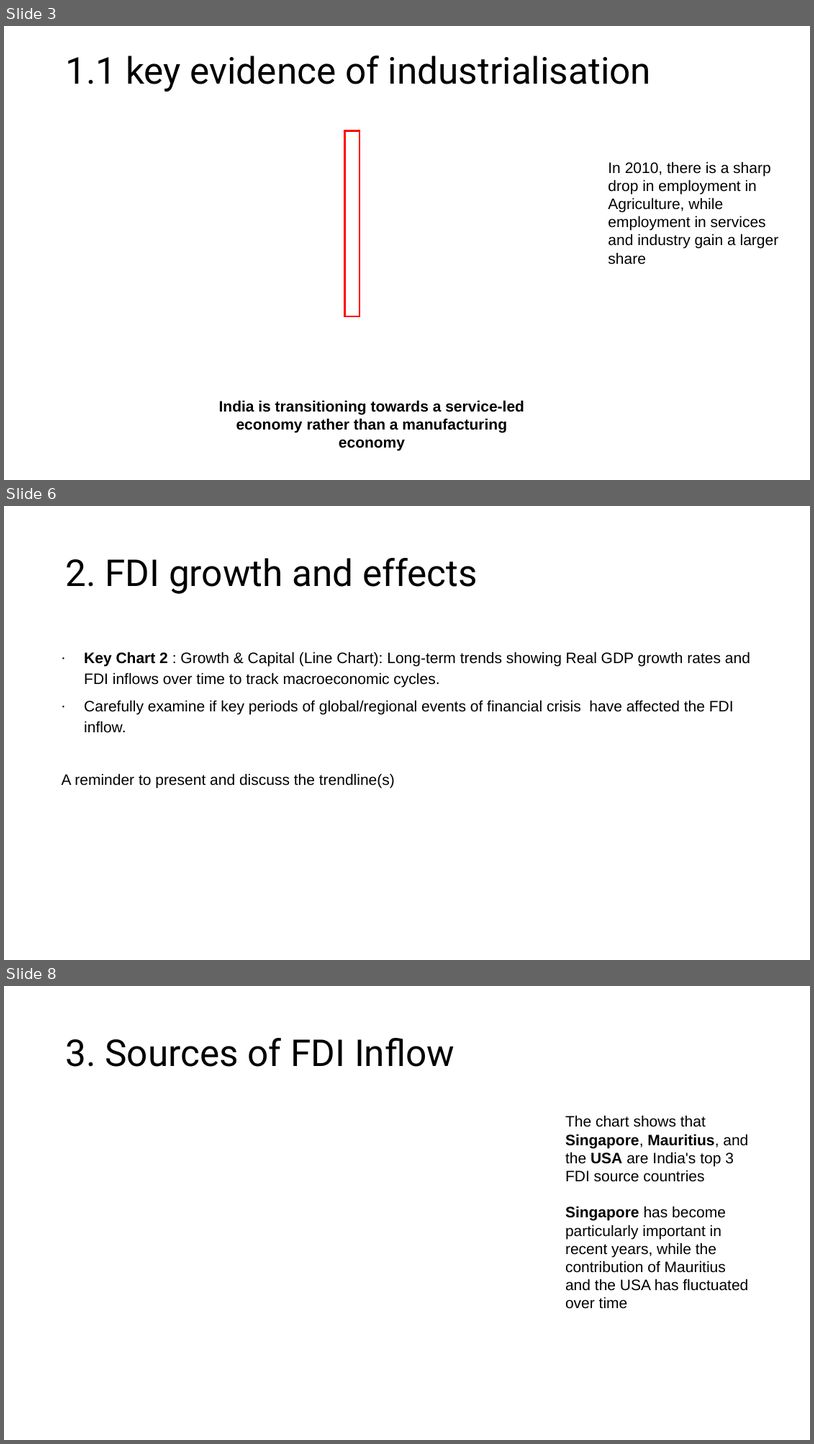
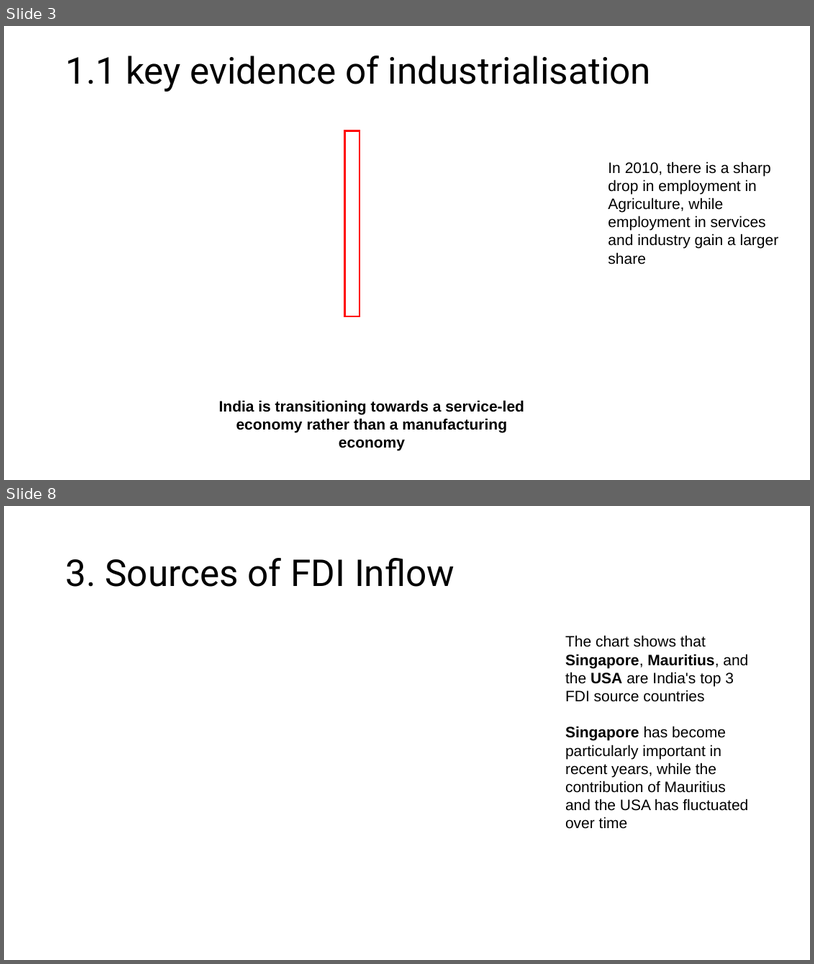
Before and after one commit to josephkohhh/SIM-UOW-Mods, a slide deck: ECON251/Assignment/T01_Group10_Presentation Slides.pptx. Shown one above the other, each under a label of ours: slides 3, 6 and 8 before the commit, slides 3 and 8 after it; the slides between them are not shown. The pictures are 814x1444 and 814x964 pixels, drawn with LibreOffice and Linux fonts; fonts in the diff are those of the drawing. Boxes give left, top, right and bottom in pixels: in the first picture for what was removed or moved away, otherwise in the second. Text is boxed around its words. In the diff, an @@ line names an element or a change of style, - is before the commit and + after.

```diff
--- a/ECON251/Assignment/T01_Group10_Presentation Slides.pptx
+++ b/ECON251/Assignment/T01_Group10_Presentation Slides.pptx
@@ slide 6 removed at [4, 506, 810, 960], background #FFFFFF @@
@@ title removed at [65, 558, 478, 594] @@
-2. FDI growth and effects
@@ text removed at [62, 651, 751, 788] @@
-∙ Key Chart 2 : Growth & Capital (Line Chart): Long-term trends showing Real GDP growth rates and FDI inflows over time to track macroeconomic cycles.
-∙ Carefully examine if key periods of global/regional events of financial crisis have affected the FDI inflow.
-A reminder to present and discuss the trendline(s)
```
Also in this commit, not shown: 5 slides changed, 2 slides added, 2 other slides removed, 2 other files.
